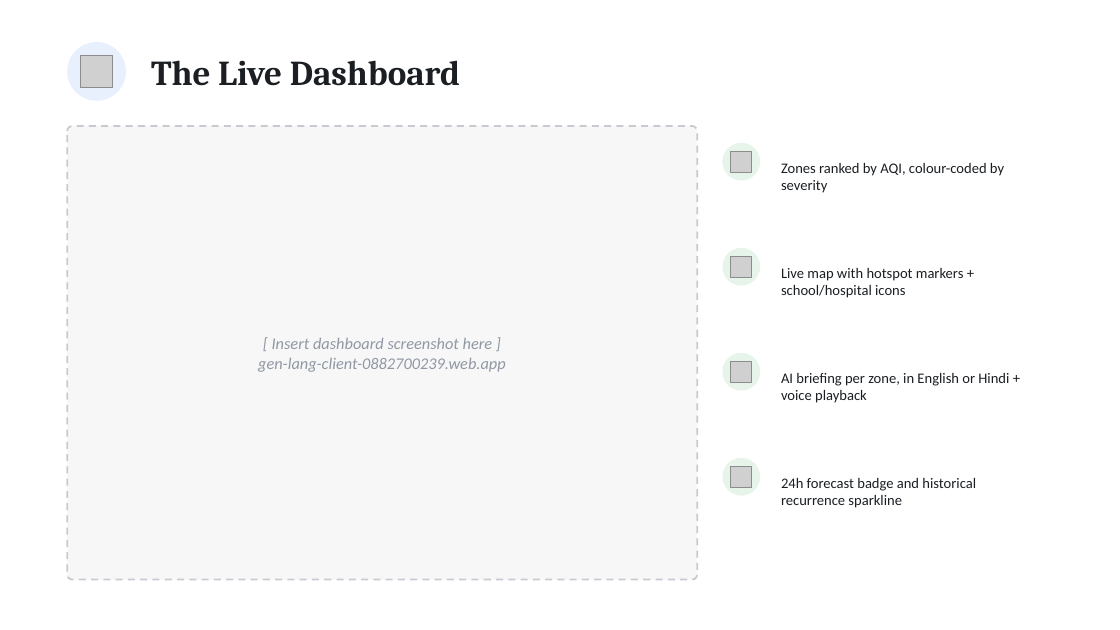
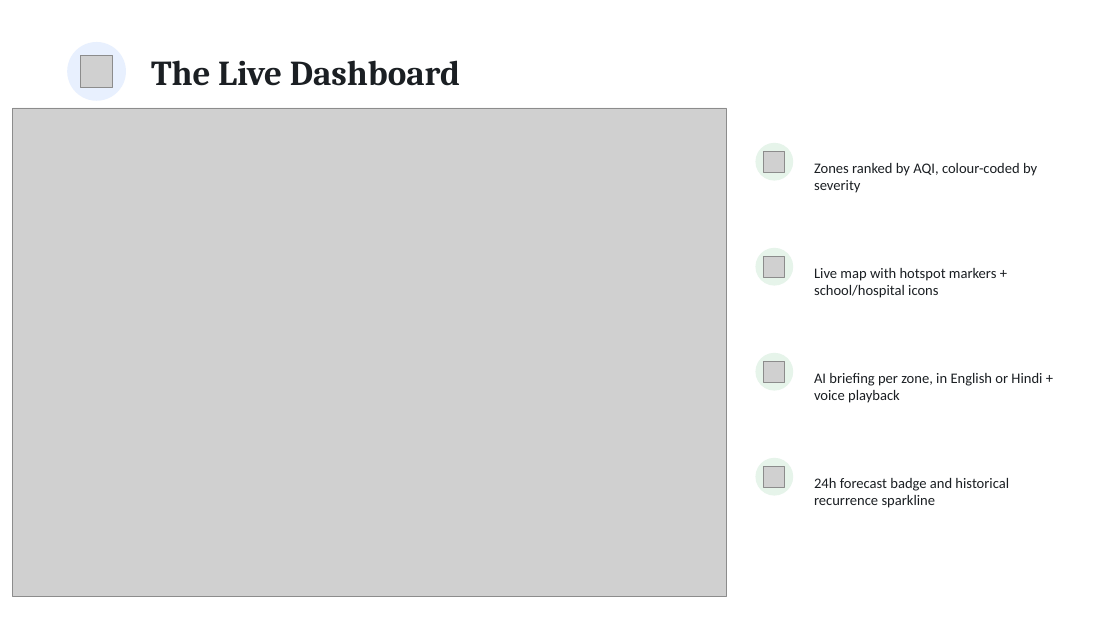
Before and after one commit to anujtrivedi06/cleanair-clearstreets, a slide deck: slide 6 of pitch_deck/CleanAir_ClearStreets_PitchDeck.pptx. Drawn at 1120x630 pixels with LibreOffice and Linux fonts; fonts in the diff are those of the drawing; grey boxes stand for pictures. Boxes give left, top, right and bottom in pixels: in the first picture for what was removed or moved away, otherwise in the second. Text is boxed around its words. In the diff, an @@ line names an element or a change of style, - is before the commit and + after.

```diff
--- a/pitch_deck/CleanAir_ClearStreets_PitchDeck.pptx
+++ b/pitch_deck/CleanAir_ClearStreets_PitchDeck.pptx
@@ picture added at bbox=[13, 108, 726, 597] @@
@@ rounded rectangle removed at bbox=[67, 126, 697, 580] @@
@@ text removed at bbox=[258, 338, 506, 372] @@
-[ Insert dashboard screenshot here ]
-gen-lang-client-0882700239.web.app
@@ 4 ellipses: place and size @@
-4 ellipses at bbox=[723, 143, 760, 496]
+4 ellipses at bbox=[755, 143, 793, 496]
@@ 4 pictures, 4 texts: place and size @@
-4 pictures, 4 texts at bbox=[731, 151, 1009, 508]
+4 pictures, 4 texts at bbox=[764, 151, 1042, 508]
```
Also in this commit, not shown: 3 other slides changed, 3 other files.
